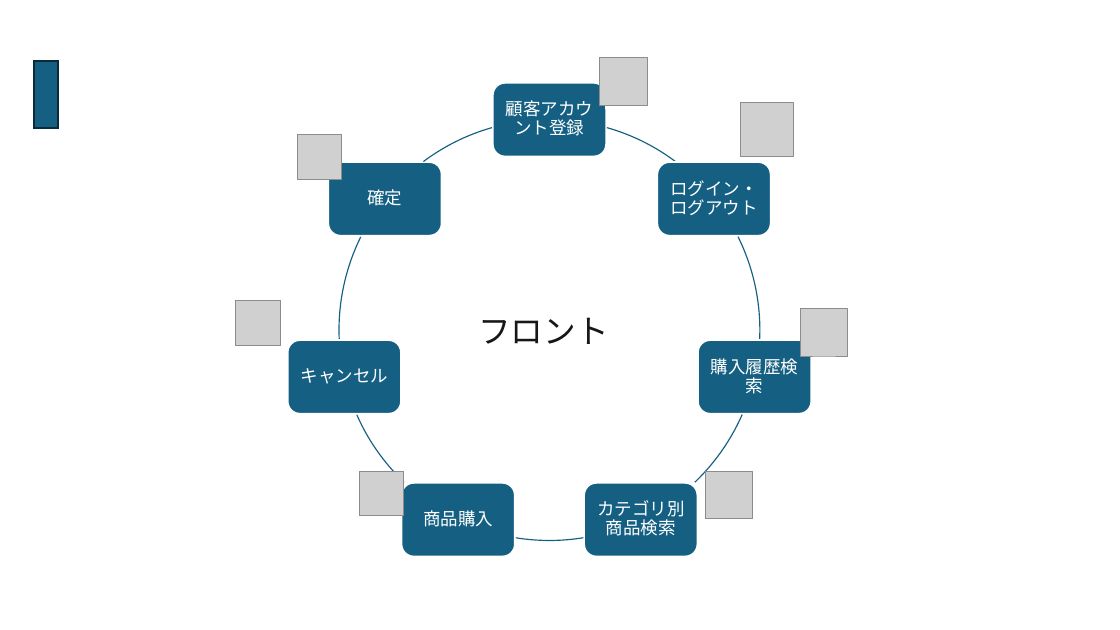
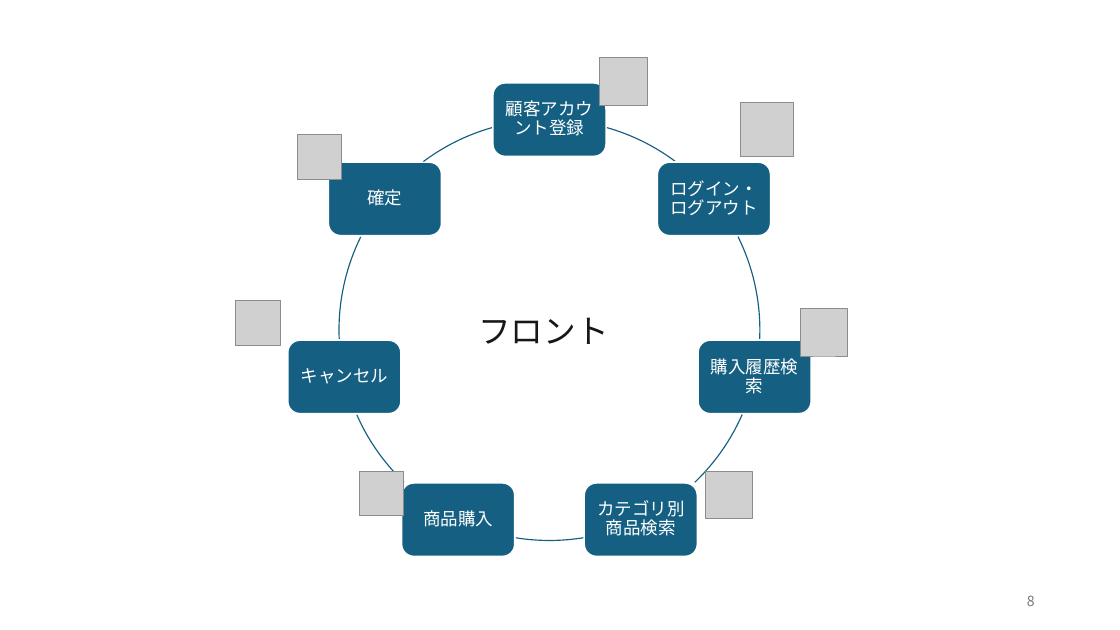
Before and after one commit to kanavii3333/ec-b, a slide deck: slide 9 of plan/最終課題_発表プレゼンテーション .pptx (slide 4 before the commit). Drawn at 1120x630 pixels with LibreOffice and Linux fonts; fonts in the diff are those of the drawing; grey boxes stand for pictures. Boxes give left, top, right and bottom in pixels: in the first picture for what was removed or moved away, otherwise in the second. Text is boxed around its words. In the diff, an @@ line names an element or a change of style, - is before the commit and + after.

```diff
--- a/plan/最終課題_発表プレゼンテーション .pptx
+++ b/plan/最終課題_発表プレゼンテーション .pptx
@@ rectangle removed at [34, 61, 58, 128] @@
@@ page number added at [1027, 595, 1035, 606], 12 pt, text #797979 @@
+8
```
Also in this commit, not shown: 3 other slides changed, 15 slides added, 4 slides removed.
